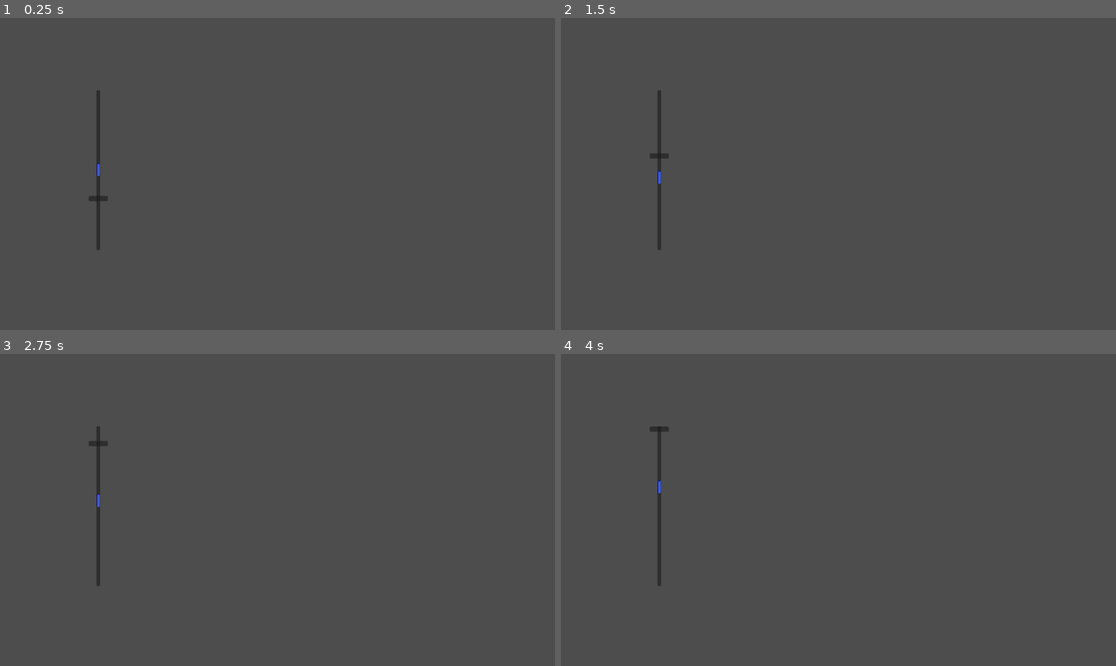
Above: before the commit, frames 1-4 (two rows, left to right).
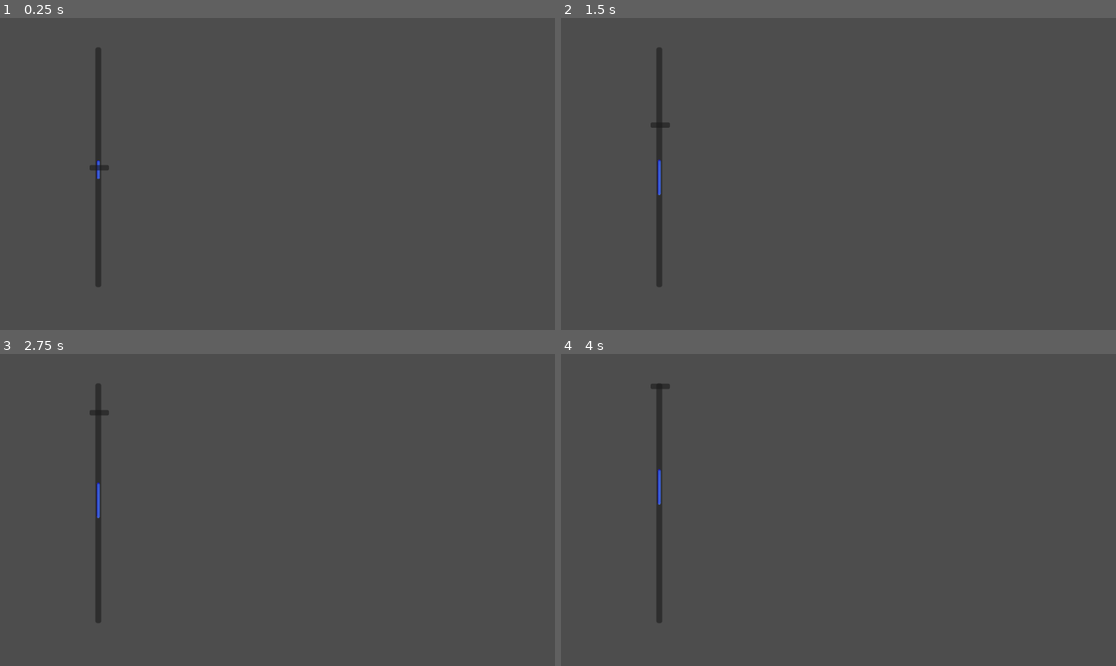
Above: after the commit, the same moments.

Repository: pagodepaiva/gamejam-
Game: Godot game, scene res://Scenes/FishingMinigame/fishing_minigame.tscn
The game is run twice, just before and just after one commit, with the same random seed, the same clock (stepped at 60 frames per second) and the same inputs.
Inputs:
- Up to frame 1 (0.25 s): no input
- Up to frame 2 (1.5 s): tap Enter (ui_accept) at 0.5, 0.77 s
- Up to frame 3 (2.75 s): tap Enter (ui_accept) at 1.52 s
- Up to frame 4 (4 s): tap Enter (ui_accept) at 2.75, 3.02, 3.5, 3.77 s

The runs differ from the first frame. In frame 1, 0.4% of the frame differs, in the area x 16-20%, y 9-87%; in frame 2, 0.5%; in frame 3, 0.5%; in frame 4, 0.5%.

Commit message:
Implementando mecânica de resize na barra do minigame

Diff:
--- a/Scenes/FishingMinigame/fishing_bar.tscn
+++ b/Scenes/FishingMinigame/fishing_bar.tscn
@@ -1,9 +1,13 @@
-[gd_scene load_steps=4 format=3 uid="uid://caymoeelvms6y"]
+[gd_scene load_steps=5 format=3 uid="uid://caymoeelvms6y"]
 
 [ext_resource type="Script" path="res://Scripts/FishingMinigameScripts/fishing_bar.gd" id="1_hyrjv"]
 [ext_resource type="Texture2D" uid="uid://cgiiyuu8roh4m" path="res://Atlas_Texture/fishing_bar.tres" id="1_k0yfo"]
 
 [sub_resource type="CapsuleShape2D" id="CapsuleShape2D_57jx5"]
+radius = 3.0
+height = 26.0
+
+[sub_resource type="CapsuleShape2D" id="CapsuleShape2D_0gnr8"]
 radius = 3.0
 height = 26.0
 
@@ -13,13 +17,22 @@
 
 [node name="BarSprite" type="Sprite2D" parent="."]
 rotation = 1.5708
-scale = Vector2(0.01, 0.01)
+scale = Vector2(0.02, 0.01)
 texture = ExtResource("1_k0yfo")
 
 [node name="Collision" type="CollisionShape2D" parent="."]
+scale = Vector2(1, 2)
 shape = SubResource("CapsuleShape2D_57jx5")
 
 [node name="Timer" type="Timer" parent="."]
 autostart = true
 
+[node name="IntercessionArea" type="Area2D" parent="."]
+scale = Vector2(1, 2)
+collision_layer = 2
+collision_mask = 2
+
+[node name="IntercessionCollision" type="CollisionShape2D" parent="IntercessionArea"]
+shape = SubResource("CapsuleShape2D_0gnr8")
+
 [connection signal="timeout" from="Timer" to="." method="_on_timer_timeout"]
--- a/Scenes/FishingMinigame/fishing_minigame.tscn
+++ b/Scenes/FishingMinigame/fishing_minigame.tscn
@@ -3,19 +3,38 @@
 [ext_resource type="PackedScene" uid="uid://caymoeelvms6y" path="res://Scenes/FishingMinigame/fishing_bar.tscn" id="1_oq7sb"]
 [ext_resource type="PackedScene" uid="uid://b2wt1nokgsa8" path="res://Scenes/FishingMinigame/fishing_minigame_line.tscn" id="2_uacom"]
 
+[sub_resource type="RectangleShape2D" id="RectangleShape2D_iitr6"]
+size = Vector2(10, 3)
+
 [sub_resource type="RectangleShape2D" id="RectangleShape2D_ax3kq"]
 size = Vector2(10, 2.875)
-
-[sub_resource type="RectangleShape2D" id="RectangleShape2D_iitr6"]
-size = Vector2(10, 3)
 
 [node name="FishingMinigame" type="Node2D"]
 
 [node name="Range" type="Panel" parent="."]
-offset_left = 200.0
-offset_top = 150.0
-offset_right = 208.0
-offset_bottom = 482.0
+offset_left = 198.0
+offset_top = 61.0
+offset_right = 206.0
+offset_bottom = 393.0
+scale = Vector2(1.5, 1.5)
+
+[node name="LowerLimit" type="StaticBody2D" parent="Range"]
+position = Vector2(4, 341)
+disable_mode = 1
+collision_layer = 3
+
+[node name="CollisionLowerLimit" type="CollisionShape2D" parent="Range/LowerLimit"]
+position = Vector2(0, -8.5)
+shape = SubResource("RectangleShape2D_iitr6")
+
+[node name="UpperLimit" type="StaticBody2D" parent="Range"]
+position = Vector2(-187, -150)
+disable_mode = 1
+collision_layer = 3
+
+[node name="CollisionUpperLimit" type="CollisionShape2D" parent="Range/UpperLimit"]
+position = Vector2(191, 149)
+shape = SubResource("RectangleShape2D_ax3kq")
 
 [node name="FishingBar" parent="." instance=ExtResource("1_oq7sb")]
 position = Vector2(204, 300)
@@ -24,26 +43,9 @@
 wait_time = 0.5
 autostart = true
 
-[node name="UpperLimit" type="StaticBody2D" parent="."]
-position = Vector2(13, 0)
-disable_mode = 1
-collision_layer = 3
+[node name="FishingMinigameLine" parent="." instance=ExtResource("2_uacom")]
+position = Vector2(206, 330)
 
-[node name="CollisionUpperLimit" type="CollisionShape2D" parent="UpperLimit"]
-position = Vector2(191, 149)
-shape = SubResource("RectangleShape2D_ax3kq")
-
-[node name="LowerLimit" type="StaticBody2D" parent="."]
-position = Vector2(204, 491)
-disable_mode = 1
-collision_layer = 3
-
-[node name="CollisionLowerLimit" type="CollisionShape2D" parent="LowerLimit"]
-position = Vector2(0, -8.5)
-shape = SubResource("RectangleShape2D_iitr6")
-
-[node name="FishingMinigameLine" parent="." instance=ExtResource("2_uacom")]
-position = Vector2(204, 394)
-
+[connection signal="body_entered" from="FishingBar" to="FishingBar" method="_on_body_entered"]
 [connection signal="timeout" from="Timer" to="." method="_on_timer_timeout"]
 [connection signal="timeout" from="Timer" to="FishingBar" method="_on_timer_timeout"]
--- a/Scenes/FishingMinigame/fishing_minigame_line.tscn
+++ b/Scenes/FishingMinigame/fishing_minigame_line.tscn
@@ -5,20 +5,19 @@
 [sub_resource type="RectangleShape2D" id="RectangleShape2D_o82l6"]
 size = Vector2(40, 11)
 
-[node name="FishingMinigameLine" type="Node2D"]
-
-[node name="Line" type="RigidBody2D" parent="."]
+[node name="FishingMinigameLine" type="RigidBody2D"]
 collision_layer = 2
 collision_mask = 2
 gravity_scale = 0.0
 script = ExtResource("1_4w5eu")
 
-[node name="CollisionLine" type="CollisionShape2D" parent="Line"]
+[node name="CollisionLine" type="CollisionShape2D" parent="."]
 position = Vector2(0, 3.5)
 shape = SubResource("RectangleShape2D_o82l6")
 
-[node name="Panel" type="Panel" parent="Line"]
+[node name="Panel" type="Panel" parent="."]
 offset_left = -20.0
 offset_top = -2.0
 offset_right = 20.0
 offset_bottom = 9.0
+metadata/_edit_use_anchors_ = true
--- a/Scripts/FishingMinigameScripts/fishing_bar.gd
+++ b/Scripts/FishingMinigameScripts/fishing_bar.gd
@@ -1,14 +1,73 @@
 extends RigidBody2D
 
 var barDirection = Vector2()
+#Velocidade da barra
 const VELOCITY = 1
+#Proporção da diminuição da barra quando dentro da área do minigame
+const DOWN_SCALE = 0.7
+#Variável que diz se a barra está dentro da área do minigame
+var isLineInside = false
+#"Constante" que salva a escala x (ta rotacionado 90°) do sprite da barra (O sprite tá mal feito ai nao alinha com os outros)
+var BAR_SPRITE_SCALE
+#"Constante" que salva a escala y da colisão
+var COLLISION_SCALE
+#"Constante" que salva a escala y da area2D intercessão
+var INTERCESSION_SCALE
+#Limite superior do sprite quando ele vai retornar ao valor original (O sprite ta muito mal feito)
+var UPPER_LIMIT_SPRITE
+#Limite superior quando o objeto vai retornar ao valor original
+var UPPER_LIMIT
+#Limite inferior do sprite quando ele vai retornar ao valor original
+var LOWER_LIMIT_SPRITE
+#Limite inferior quando o objeto vai retornar ao valor original
+var LOWER_LIMIT
 
 func _ready() -> void:
+	#Define uma direção aleatória pra barra no intervalo (-1, 1)
 	barDirection.y = round(randi_range(-1, 1))
+	#Definindo as "constantes" declaradas acimna
+	BAR_SPRITE_SCALE = $BarSprite.scale.x
+	COLLISION_SCALE = $Collision.scale.y
+	INTERCESSION_SCALE = $IntercessionArea/IntercessionCollision.scale.y
+	UPPER_LIMIT_SPRITE = $BarSprite.scale.x / DOWN_SCALE
+	LOWER_LIMIT_SPRITE = $BarSprite.scale.x * DOWN_SCALE
+	UPPER_LIMIT = $Collision.scale.y / DOWN_SCALE
+	LOWER_LIMIT = $Collision.scale.y * DOWN_SCALE
+	#Debug
+	print(UPPER_LIMIT)
+	print(LOWER_LIMIT)
+
+func resizeBar():
+	#Caso a area2D possua algum corpo dentro (A linhazinha do minigame)
+	if($IntercessionArea.has_overlapping_bodies()):
+		print("Inside")
+		#Timer para deixar mais natural
+		await get_tree().create_timer(0.1).timeout
+		#Caso ainda não tenha atingido o limite
+		if($BarSprite.scale.x > LOWER_LIMIT_SPRITE):
+			#Diminui de forma suave o tamanho do sprite
+			$BarSprite.scale.x -= 0.001
+		#//
+		if($Collision.scale.y > LOWER_LIMIT):
+			#Diminui de forma suave o tamanho do objeto
+			$Collision.scale.y -= 0.1
+			$IntercessionArea.scale.y = $Collision.scale.y
+	else:
+		#//
+		if($BarSprite.scale.x < UPPER_LIMIT_SPRITE):
+			$BarSprite.scale.x += 0.001
+		#//
+		if($Collision.scale.y < UPPER_LIMIT):
+			$Collision.scale.y += 0.1
+			$IntercessionArea.scale.y = $Collision.scale.y
+		print("Out")
 
 func _process(delta: float) -> void:
+	#Seta a direção com a velocidade
 	barDirection.y *= VELOCITY
+	resizeBar()
 	move_and_collide(barDirection)
 
 func _on_timer_timeout() -> void:
+	#A cada 0.5 segundos seta uma nova direção pra barra
 	barDirection.y = round(randi_range(-1, 1))
--- a/Scripts/FishingMinigameScripts/fishing_minigame_line.gd
+++ b/Scripts/FishingMinigameScripts/fishing_minigame_line.gd
@@ -1,16 +1,17 @@
-# Movement where the character rotates and moves forward or backward.
 extends RigidBody2D
 
-# Movement speed in pixels per second.
+#Direção da barra
 var lineDirection = Vector2()
-const speed = 1.5
+#Velocidade em que a barra se move
+const SPEED = 1.5
 
 func calc():
+	#Caso o player aperte espaço a barra desce
 	if Input.get_action_strength("ui_accept") == 1:
 		return 1
-	else:
-		return -1
+	#Caso o player não esteja apertando espaço a barra sobe
+	return -1
 
 func _physics_process(delta):
-	lineDirection.y = calc()*speed
+	lineDirection.y = calc()*SPEED
 	move_and_collide(lineDirection)
